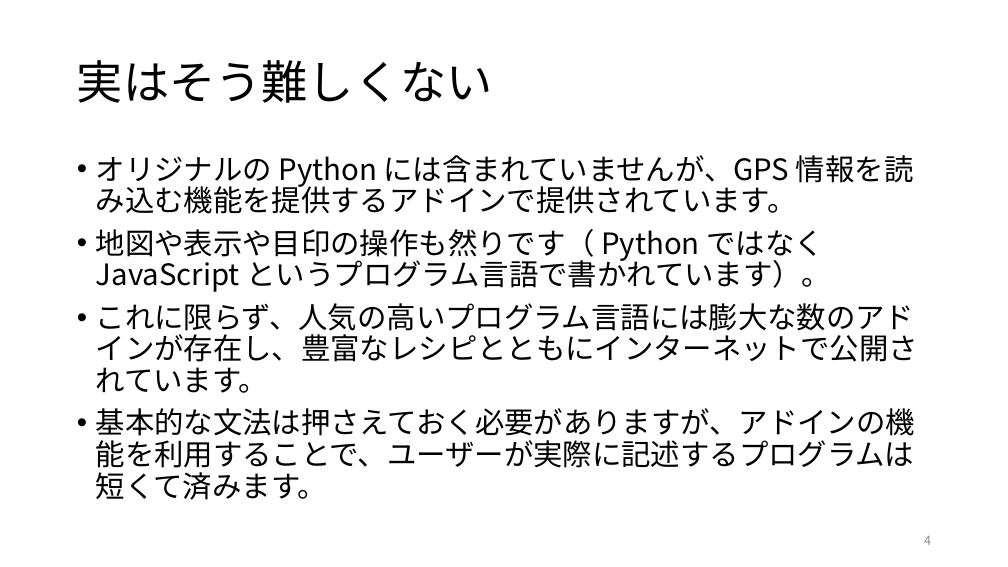
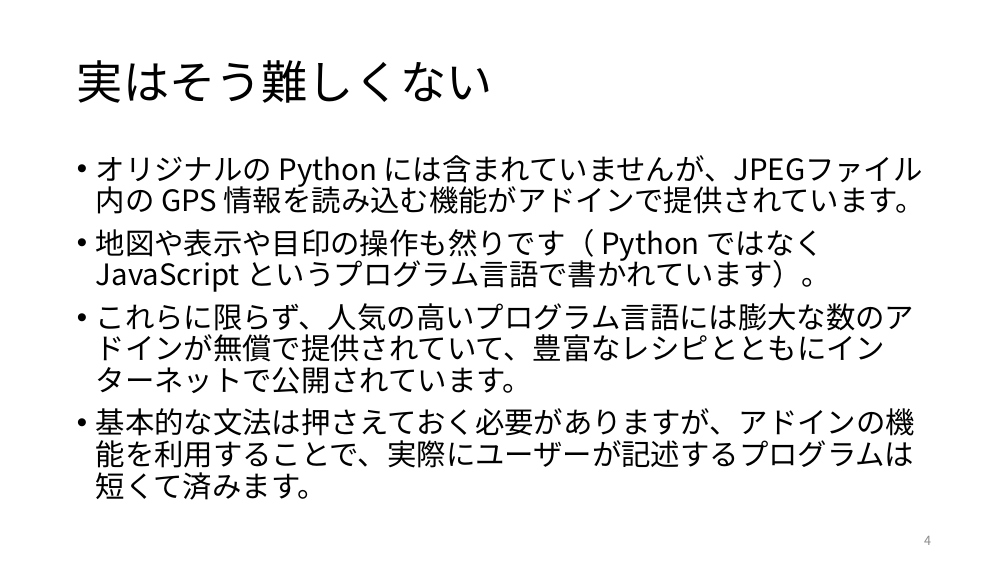
Before and after one commit to dan-yok-jpn/pyLesson, a slide deck: slide 4 of useCase_3/photoView.pptx. Drawn at 1008x567 pixels with LibreOffice and Linux fonts; fonts in the diff are those of the drawing. Boxes give left, top, right and bottom in pixels: in the first picture for what was removed or moved away, otherwise in the second. Text is boxed around its words. In the diff, an @@ line names an element or a change of style, - is before the commit and + after.

Commit message:
update

```diff
--- a/useCase_3/photoView.pptx
+++ b/useCase_3/photoView.pptx
@@ text at (96,155,925,214): text changed @@
-• オリジナルの Python には含まれていませんが、GPS 情報を読み込む機能を提供するアドインで提供されています。
+• オリジナルの Python には含まれていませんが、JPEGファイル内の GPS 情報を読み込む機能がアドインで提供されています。
@@ text at (96,303,915,500): text changed @@
-• これに限らず、人気の高いプログラム言語には膨大な数のアドインが存在し、豊富なレシピとともにインターネットで公開されています。
-• 基本的な文法は押さえておく必要がありますが、アドインの機能を利用することで、ユーザーが実際に記述するプログラムは短くて済みます。
+• これらに限らず、人気の高いプログラム言語には膨大な数のアドインが無償で提供されていて、豊富なレシピとともにインターネットで公開されています。
+• 基本的な文法は押さえておく必要がありますが、アドインの機能を利用することで、実際にユーザーが記述するプログラムは短くて済みます。
```
